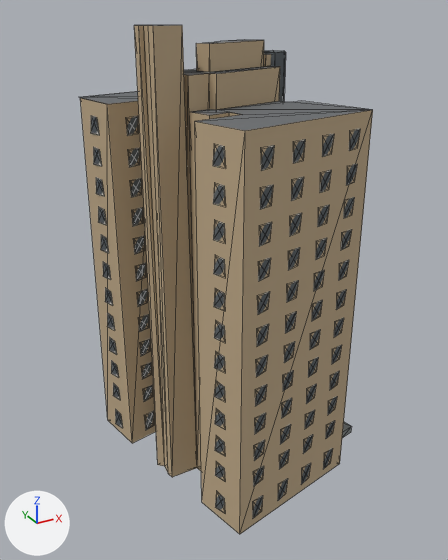
An edit to the glTF model public/canal-drive/models/wolkenkrabber.lod1.glb, drawn before and after from the same camera.
Both versions are drawn from a 50 mm camera at (-32.7, -55.1, 48.8) aimed at (-3.1, -1.3, 21.8). Every picture has the same lights, and +X, +Y and +Z are marked at lower left. The first picture is the older version. Mesh edges are drawn as thin lines. Where no turn or scale is listed for an object, it has been applied to the vertices. Vertices at exactly the same position are counted once.

Names of what the first picture shows: 'wolkenkrabber'.
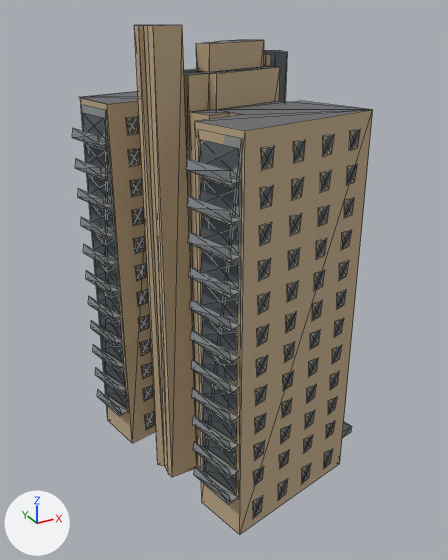
Where the newer file only moved an object's origin or applied its transform, the numbers keep the older frame.

The change in detail:
me_wolkenkrabber is used by ob_wolkenkrabber; location (-2.6, -0.2, 23.7).
me_wolkenkrabber had 1942 vertices, 2213 faces and spanned x -11.3..11.3, y -14.3..14.3, z -23.7..23.7.
me_wolkenkrabber now has 1998 vertices, 2284 faces and spans x -12.6..11.3, y -14.3..14.3, z -23.7..23.7.
me_wolkenkrabber part 1: 48 loose pieces with 192 vertices, spanning x -11.0..-6.3, y -12.1..7.9, z -22.7..15.1, are deleted.
me_wolkenkrabber part 2: 9 vertices moved from x 4.0..7.8, y -0.8..2.4, z -3.5..21.0 to x 4.0..7.8, y -0.9..2.8, z -3.5..21.0; 67 vertices removed from x 4.0..7.8, y -0.8..3.4, z -23.7..21.0; 64 vertices added at x 4.0..7.8, y -0.9..3.1, z -23.5..20.9.
me_wolkenkrabber part 3: 125 vertices added at x -12.6..-10.2, y 4.4..9.6, z -19.4..16.0.
me_wolkenkrabber part 4: 125 vertices added at x -8.4..-5.9, y -14.3..-8.7, z -19.4..16.0.
Other edits to the shape of me_wolkenkrabber do not show in these pictures.

Where the change shows, as pixel boxes (x1, y1, x2, y2) in the pictures (448 x 560 px; the box of a moved part takes in the faces that stretch with it):
'wolkenkrabber', reshaped: before (79, 25, 373, 534); after (72, 25, 373, 534)
part 1 of me_wolkenkrabber, deleted: before (91, 116, 225, 510)
part 2 of me_wolkenkrabber, moved or reshaped: before (264, 50, 286, 102); after (264, 51, 287, 102)
part 3 of me_wolkenkrabber, added: after (72, 104, 128, 416)
part 4 of me_wolkenkrabber, added: after (186, 135, 242, 505)
